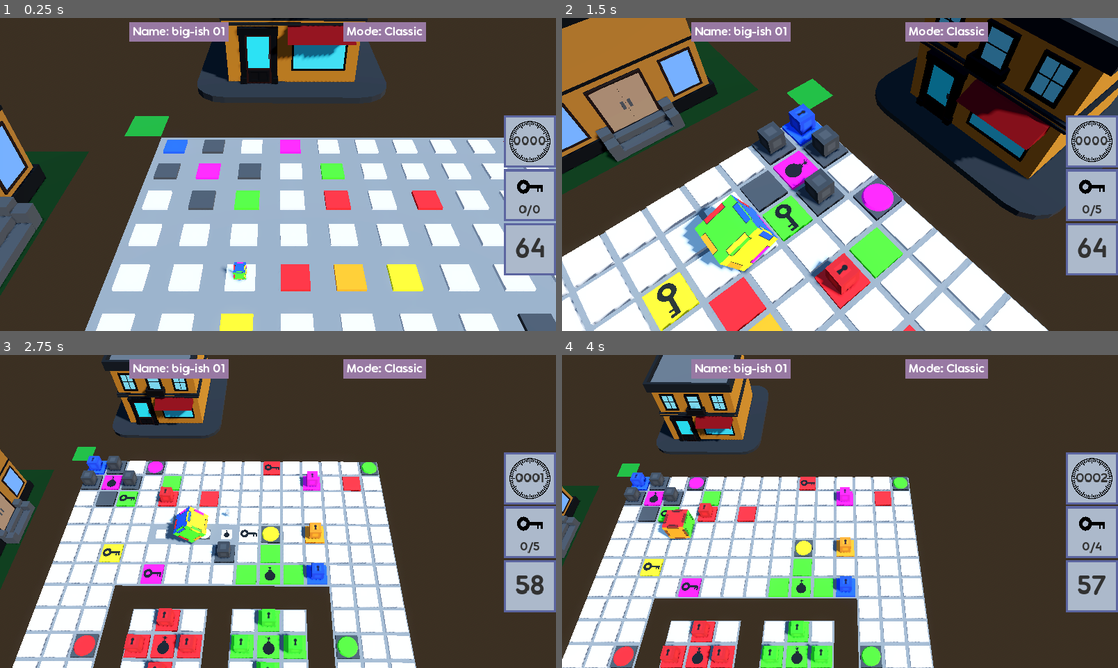
Above: before the commit, frames 1-4 (two rows, left to right).
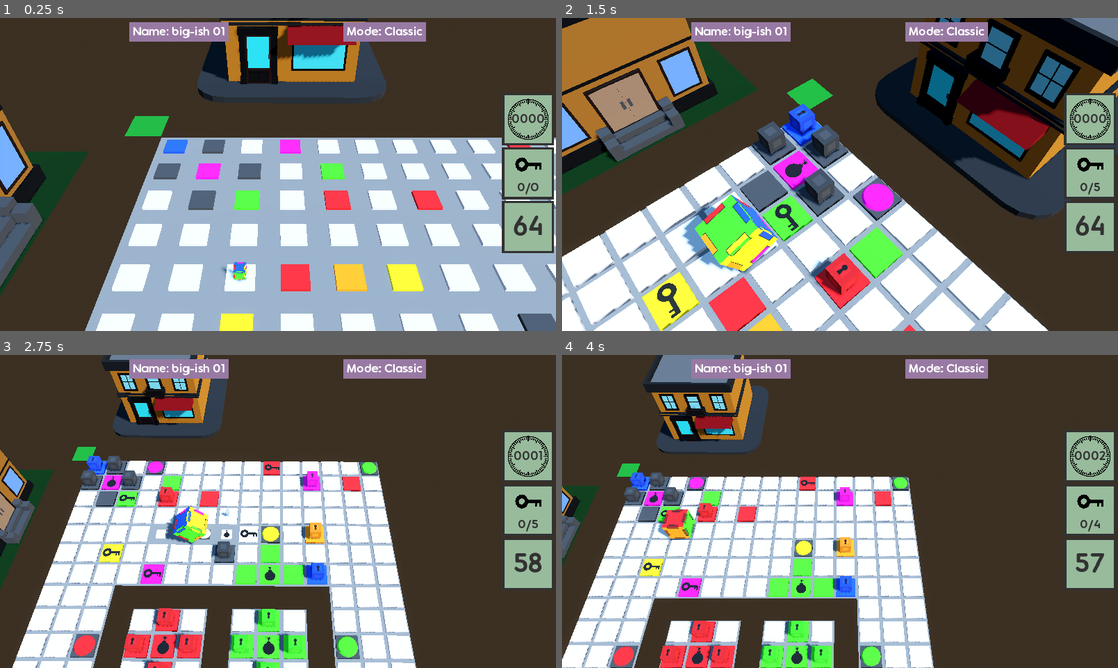
Above: after the commit, the same moments.

Repository: garrettjwilke/cube_thingy
Game: Godot game, scene res://scenes/3d/game_base.tscn
The game is run twice, just before and just after one commit, with the same random seed, the same clock (stepped at 60 frames per second) and the same inputs.
Inputs:
- Up to frame 1 (0.25 s): no input
- Up to frame 2 (1.5 s): hold D (right) 0.53-1.28 s; tap Q (CAM_ROTATE_LEFT) at 0.6 s; hold S (back) from 1.28 s (still down); tap E (CAM_ROTATE_RIGHT) at 1.35 s
- Up to frame 3 (2.75 s): release S (back) at 2.03 s; hold D (right) from 2.03 s (still down); tap C (cam_swap) at 2.1 s
- Up to frame 4 (4 s): release D (right) at 2.78 s; hold W (forward) 2.78-3.53 s; tap M (game_mode_key) at 2.85 s; hold A (left) from 3.53 s (still down); hold Shift (hmls_shift) from 3.53 s (still down)

The runs differ from the first frame. In frame 1, 5.0% of the frame differs, in the area x 90-100%, y 24-83%; in frame 2, 5.5%; in frame 3, 5.2%; in frame 4, 5.2%.

Commit message:
updated side bar menu

Diff:
--- a/scenes/2d/view_2d.tscn
+++ b/scenes/2d/view_2d.tscn
@@ -110,29 +110,36 @@
 offset_bottom = 720.0
 size_flags_horizontal = 4
 
-[node name="VBoxContainer" type="VBoxContainer" parent="side_bar"]
-layout_mode = 2
-offset_left = 1160.0
-offset_top = 238.0
-offset_right = 1280.0
-offset_bottom = 578.0
+[node name="CenterContainer" type="CenterContainer" parent="side_bar"]
+layout_mode = 1
+anchors_preset = 6
+anchor_left = 1.0
+anchor_top = 0.5
+anchor_right = 1.0
+anchor_bottom = 0.5
+offset_left = -128.0
+offset_top = -356.0
+offset_bottom = 351.0
 grow_horizontal = 0
 grow_vertical = 2
 
-[node name="timer_node" type="ColorRect" parent="side_bar/VBoxContainer"]
+[node name="VBoxContainer" type="VBoxContainer" parent="side_bar/CenterContainer"]
+layout_mode = 2
+
+[node name="timer_node" type="ColorRect" parent="side_bar/CenterContainer/VBoxContainer"]
 custom_minimum_size = Vector2(120, 120)
 layout_mode = 2
 color = Color(0.360784, 0.396078, 0.627451, 1)
 
-[node name="cent" type="CenterContainer" parent="side_bar/VBoxContainer/timer_node"]
-layout_mode = 1
-anchors_preset = 15
-anchor_right = 1.0
-anchor_bottom = 1.0
-grow_horizontal = 2
-grow_vertical = 2
-
-[node name="marg" type="MarginContainer" parent="side_bar/VBoxContainer/timer_node/cent"]
+[node name="cent" type="CenterContainer" parent="side_bar/CenterContainer/VBoxContainer/timer_node"]
+layout_mode = 1
+anchors_preset = 15
+anchor_right = 1.0
+anchor_bottom = 1.0
+grow_horizontal = 2
+grow_vertical = 2
+
+[node name="marg" type="MarginContainer" parent="side_bar/CenterContainer/VBoxContainer/timer_node/cent"]
 custom_minimum_size = Vector2(120, 120)
 layout_mode = 2
 theme_override_constants/margin_left = 5
@@ -140,38 +147,38 @@
 theme_override_constants/margin_right = 5
 theme_override_constants/margin_bottom = 5
 
-[node name="crect" type="ColorRect" parent="side_bar/VBoxContainer/timer_node/cent/marg"]
+[node name="crect" type="ColorRect" parent="side_bar/CenterContainer/VBoxContainer/timer_node/cent/marg"]
 custom_minimum_size = Vector2(2.08165e-12, 2.08165e-12)
 layout_mode = 2
 color = Color(0.67451, 0.72549, 0.796078, 1)
 
-[node name="trect" type="TextureRect" parent="side_bar/VBoxContainer/timer_node/cent/marg"]
+[node name="trect" type="TextureRect" parent="side_bar/CenterContainer/VBoxContainer/timer_node/cent/marg"]
 layout_mode = 2
 texture = ExtResource("2_pjly5")
 expand_mode = 3
 stretch_mode = 4
 
-[node name="cent" type="CenterContainer" parent="side_bar/VBoxContainer/timer_node/cent/marg"]
-layout_mode = 2
-
-[node name="timer_label" type="Label" parent="side_bar/VBoxContainer/timer_node/cent/marg/cent"]
+[node name="cent" type="CenterContainer" parent="side_bar/CenterContainer/VBoxContainer/timer_node/cent/marg"]
+layout_mode = 2
+
+[node name="timer_label" type="Label" parent="side_bar/CenterContainer/VBoxContainer/timer_node/cent/marg/cent"]
 layout_mode = 2
 text = "000"
 
-[node name="key_count_node" type="ColorRect" parent="side_bar/VBoxContainer"]
+[node name="key_count_node" type="ColorRect" parent="side_bar/CenterContainer/VBoxContainer"]
 custom_minimum_size = Vector2(120, 120)
 layout_mode = 2
 color = Color(0.360784, 0.396078, 0.627451, 1)
 
-[node name="cent" type="CenterContainer" parent="side_bar/VBoxContainer/key_count_node"]
-layout_mode = 1
-anchors_preset = 15
-anchor_right = 1.0
-anchor_bottom = 1.0
-grow_horizontal = 2
-grow_vertical = 2
-
-[node name="marg" type="MarginContainer" parent="side_bar/VBoxContainer/key_count_node/cent"]
+[node name="cent" type="CenterContainer" parent="side_bar/CenterContainer/VBoxContainer/key_count_node"]
+layout_mode = 1
+anchors_preset = 15
+anchor_right = 1.0
+anchor_bottom = 1.0
+grow_horizontal = 2
+grow_vertical = 2
+
+[node name="marg" type="MarginContainer" parent="side_bar/CenterContainer/VBoxContainer/key_count_node/cent"]
 custom_minimum_size = Vector2(120, 120)
 layout_mode = 2
 theme_override_constants/margin_left = 5
@@ -179,17 +186,17 @@
 theme_override_constants/margin_right = 5
 theme_override_constants/margin_bottom = 5
 
-[node name="crect" type="ColorRect" parent="side_bar/VBoxContainer/key_count_node/cent/marg"]
+[node name="crect" type="ColorRect" parent="side_bar/CenterContainer/VBoxContainer/key_count_node/cent/marg"]
 custom_minimum_size = Vector2(2.08165e-12, 2.08165e-12)
 layout_mode = 2
 color = Color(0.67451, 0.72549, 0.796078, 1)
 
-[node name="vbox" type="VBoxContainer" parent="side_bar/VBoxContainer/key_count_node/cent/marg/crect"]
+[node name="vbox" type="VBoxContainer" parent="side_bar/CenterContainer/VBoxContainer/key_count_node/cent/marg/crect"]
 layout_mode = 1
 offset_right = 110.0
 offset_bottom = 100.0
 
-[node name="trect" type="TextureRect" parent="side_bar/VBoxContainer/key_count_node/cent/marg/crect/vbox"]
+[node name="trect" type="TextureRect" parent="side_bar/CenterContainer/VBoxContainer/key_count_node/cent/marg/crect/vbox"]
 custom_minimum_size = Vector2(70, 70)
 layout_mode = 2
 size_flags_horizontal = 4
@@ -197,28 +204,28 @@
 expand_mode = 3
 stretch_mode = 4
 
-[node name="cent" type="CenterContainer" parent="side_bar/VBoxContainer/key_count_node/cent/marg/crect/vbox"]
+[node name="cent" type="CenterContainer" parent="side_bar/CenterContainer/VBoxContainer/key_count_node/cent/marg/crect/vbox"]
 custom_minimum_size = Vector2(100, 2.08165e-12)
 layout_mode = 2
 
-[node name="key_count_label" type="Label" parent="side_bar/VBoxContainer/key_count_node/cent/marg/crect/vbox/cent"]
+[node name="key_count_label" type="Label" parent="side_bar/CenterContainer/VBoxContainer/key_count_node/cent/marg/crect/vbox/cent"]
 layout_mode = 2
 text = "0/0"
 
-[node name="amount_left_node" type="ColorRect" parent="side_bar/VBoxContainer"]
+[node name="amount_left_node" type="ColorRect" parent="side_bar/CenterContainer/VBoxContainer"]
 custom_minimum_size = Vector2(120, 120)
 layout_mode = 2
 color = Color(0.360784, 0.396078, 0.627451, 1)
 
-[node name="cent" type="CenterContainer" parent="side_bar/VBoxContainer/amount_left_node"]
-layout_mode = 1
-anchors_preset = 15
-anchor_right = 1.0
-anchor_bottom = 1.0
-grow_horizontal = 2
-grow_vertical = 2
-
-[node name="marg" type="MarginContainer" parent="side_bar/VBoxContainer/amount_left_node/cent"]
+[node name="cent" type="CenterContainer" parent="side_bar/CenterContainer/VBoxContainer/amount_left_node"]
+layout_mode = 1
+anchors_preset = 15
+anchor_right = 1.0
+anchor_bottom = 1.0
+grow_horizontal = 2
+grow_vertical = 2
+
+[node name="marg" type="MarginContainer" parent="side_bar/CenterContainer/VBoxContainer/amount_left_node/cent"]
 custom_minimum_size = Vector2(120, 120)
 layout_mode = 2
 theme_override_constants/margin_left = 5
@@ -226,12 +233,12 @@
 theme_override_constants/margin_right = 5
 theme_override_constants/margin_bottom = 5
 
-[node name="crect" type="ColorRect" parent="side_bar/VBoxContainer/amount_left_node/cent/marg"]
+[node name="crect" type="ColorRect" parent="side_bar/CenterContainer/VBoxContainer/amount_left_node/cent/marg"]
 custom_minimum_size = Vector2(2.08165e-12, 2.08165e-12)
 layout_mode = 2
 color = Color(0.67451, 0.72549, 0.796078, 1)
 
-[node name="cent" type="CenterContainer" parent="side_bar/VBoxContainer/amount_left_node/cent/marg/crect"]
+[node name="cent" type="CenterContainer" parent="side_bar/CenterContainer/VBoxContainer/amount_left_node/cent/marg/crect"]
 custom_minimum_size = Vector2(100, 2.08165e-12)
 layout_mode = 1
 anchors_preset = 15
@@ -240,6 +247,6 @@
 grow_horizontal = 2
 grow_vertical = 2
 
-[node name="amount_left_label" type="Label" parent="side_bar/VBoxContainer/amount_left_node/cent/marg/crect/cent"]
+[node name="amount_left_label" type="Label" parent="side_bar/CenterContainer/VBoxContainer/amount_left_node/cent/marg/crect/cent"]
 layout_mode = 2
 text = "0/0"
--- a/scripts/view_2d.gd
+++ b/scripts/view_2d.gd
@@ -152,23 +152,34 @@
 	TIMER = 0
 	top_bar("reset")
 
+var SIDE_BAR_COLOR_1 = hmls.get_default("COLOR_BLACK")
+var SIDE_BAR_COLOR_2 = "#98bb9c"
 func side_bar(MODE):
-	var TIMER_NODE = $side_bar/VBoxContainer/timer_node
-	var TIMER_LABEL = $side_bar/VBoxContainer/timer_node/cent/marg/cent/timer_label
-	var KEY_COUNT_NODE = $side_bar/VBoxContainer/key_count_node
-	var KEY_COUNT_LABEL = $side_bar/VBoxContainer/key_count_node/cent/marg/crect/vbox/cent/key_count_label
-	var AMOUNT_LEFT_NODE = $side_bar/VBoxContainer/amount_left_node
-	var AMOUNT_LEFT_LABEL = $side_bar/VBoxContainer/amount_left_node/cent/marg/crect/cent/amount_left_label
+	var TIMER_BOX_1 = $side_bar/CenterContainer/VBoxContainer/timer_node
+	var TIMER_BOX_2 = $side_bar/CenterContainer/VBoxContainer/timer_node/cent/marg/crect
+	var TIMER_LABEL = $side_bar/CenterContainer/VBoxContainer/timer_node/cent/marg/cent/timer_label
+	var KEY_COUNT_BOX_1 = $side_bar/CenterContainer/VBoxContainer/key_count_node
+	var KEY_COUNT_BOX_2 = $side_bar/CenterContainer/VBoxContainer/key_count_node/cent/marg/crect
+	var KEY_COUNT_LABEL = $side_bar/CenterContainer/VBoxContainer/key_count_node/cent/marg/crect/vbox/cent/key_count_label
+	var AMOUNT_LEFT_BOX_1 = $side_bar/CenterContainer/VBoxContainer/amount_left_node
+	var AMOUNT_LEFT_BOX_2 = $side_bar/CenterContainer/VBoxContainer/amount_left_node/cent/marg/crect
+	var AMOUNT_LEFT_LABEL = $side_bar/CenterContainer/VBoxContainer/amount_left_node/cent/marg/crect/cent/amount_left_label
 	if MODE == "reset":
 		if hmls.PAUSE == false:
+			TIMER_BOX_1.color = SIDE_BAR_COLOR_1
+			TIMER_BOX_2.color = SIDE_BAR_COLOR_2
 			TIMER_LABEL.text = str("000")
 			TIMER_LABEL.add_theme_font_override("font", FONT_2)
 			TIMER_LABEL.add_theme_font_size_override("font_size", FONT_SIZE_BIG)
 			TIMER_LABEL.set("theme_override_colors/font_color",hmls.get_default("COLOR_BLACK"))
+			KEY_COUNT_BOX_1.color = SIDE_BAR_COLOR_1
+			KEY_COUNT_BOX_2.color = SIDE_BAR_COLOR_2
 			KEY_COUNT_LABEL.text = str("0/0")
 			KEY_COUNT_LABEL.add_theme_font_override("font", FONT_2)
 			KEY_COUNT_LABEL.add_theme_font_size_override("font_size", FONT_SIZE_BIG)
 			KEY_COUNT_LABEL.set("theme_override_colors/font_color",hmls.get_default("COLOR_BLACK"))
+			AMOUNT_LEFT_BOX_1.color = SIDE_BAR_COLOR_1
+			AMOUNT_LEFT_BOX_2.color = SIDE_BAR_COLOR_2
 			AMOUNT_LEFT_LABEL.text = str("0")
 			AMOUNT_LEFT_LABEL.add_theme_font_override("font", FONT_2)
 			AMOUNT_LEFT_LABEL.add_theme_font_size_override("font_size", 60)
@@ -187,12 +198,12 @@
 		KEY_COUNT_LABEL.text = str(hmls.KEY_COUNT,"/",hmls.KEY_COUNT_TOTAL)
 		match hmls.GAME_MODE:
 			"Classic":
-				if not AMOUNT_LEFT_NODE.is_visible():
-					AMOUNT_LEFT_NODE.show()
+				if not AMOUNT_LEFT_BOX_1.is_visible():
+					AMOUNT_LEFT_BOX_1.show()
 				AMOUNT_LEFT_LABEL.text = str(hmls.AMOUNT_LEFT)
 			_:
-				if AMOUNT_LEFT_NODE.is_visible():
-					AMOUNT_LEFT_NODE.hide()
+				if AMOUNT_LEFT_BOX_1.is_visible():
+					AMOUNT_LEFT_BOX_1.hide()
 
 func _ready():
 	hmls.signal_level_start.connect(_on_signal_level_start)
Not shown, changed: README.md
